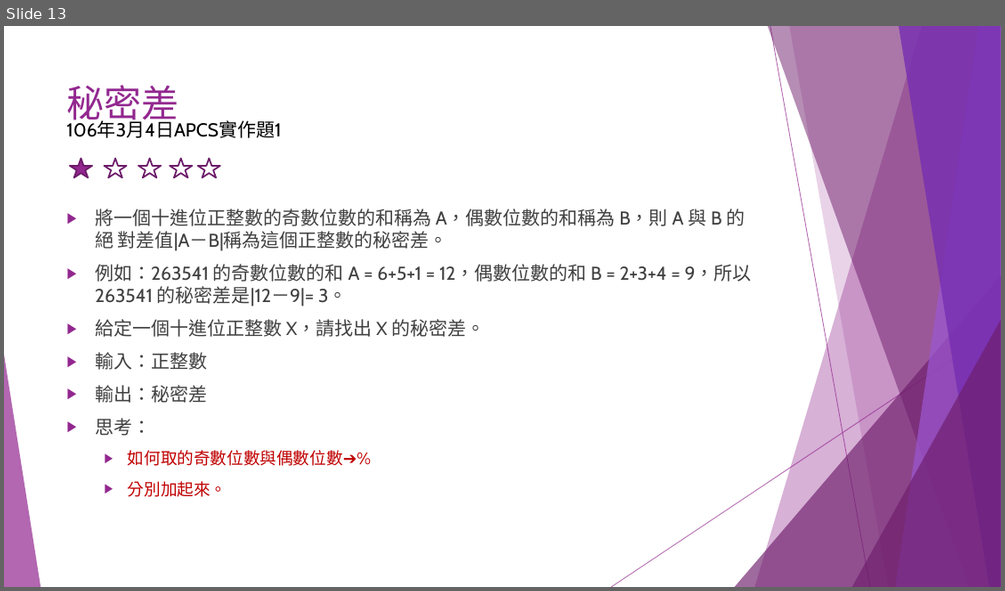
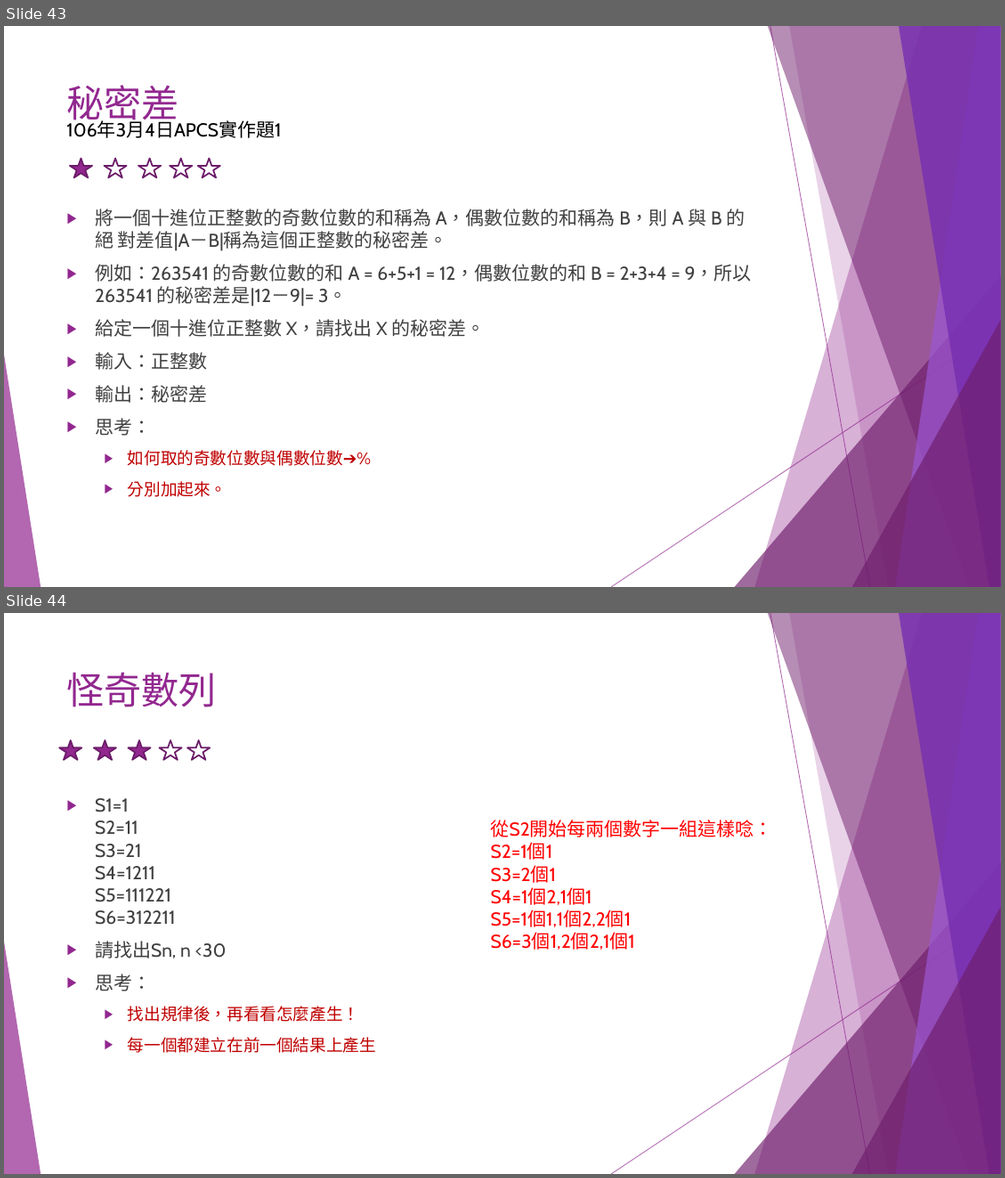
Before and after one commit to liulawsi/My_PPTs, a slide deck: CHING JIAN/C_Class/A1_邏輯思考訓練題.pptx. Shown one above the other, each under a label of ours: slide 13 before the commit, slides 43 and 44 after it. The pictures are 1005x591 and 1005x1178 pixels, drawn with LibreOffice and Linux fonts; fonts in the diff are those of the drawing. Boxes give left, top, right and bottom in pixels: in the first picture for what was removed or moved away, otherwise in the second. Text is boxed around its words. In the diff, an @@ line names an element or a change of style, - is before the commit and + after.

```diff
--- a/CHING JIAN/C_Class/A1_邏輯思考訓練題.pptx
+++ b/CHING JIAN/C_Class/A1_邏輯思考訓練題.pptx
@@ slide 44 added at <box>4,613,1001,1174</box>, background #FFFFFF; not listed: 10 template elements that a slide beside it also shows @@
@@ title added at <box>67,672,217,707</box>, 36 pt, text #92278F @@
+怪奇數列
@@ group added at <box>59,740,210,760</box>: 5 stars @@
@@ text added at <box>95,798,376,1053</box>, 18 pt, text #404040 @@
+▶ S1=1
+  S2=11
+  S3=21
+  S4=1211
+  S5=111221
+  S6=312211
+▶ 請找出Sn, n <30
+▶ 思考：
+  ▶ 找出規律後，再看看怎麼產生！
+  ▶ 每一個都建立在前一個結果上產生
@@ text added at <box>491,819,773,949</box>, 18 pt, text #FF0000 @@
+從S2開始每兩個數字一組這樣唸：
+S2=1個1
+S3=2個1
+S4=1個2,1個1
+S5=1個1,1個2,2個1
+S6=3個1,2個2,1個1
@@ what was slide 13 is now slide 43 @@
```
Also in this commit, not shown: 4 slides changed, 11 other slides added.
